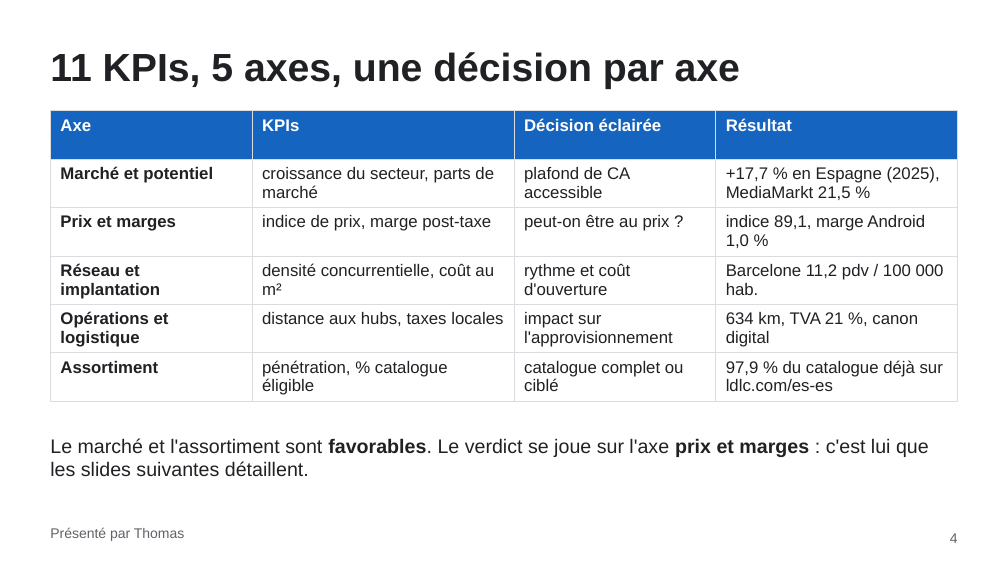
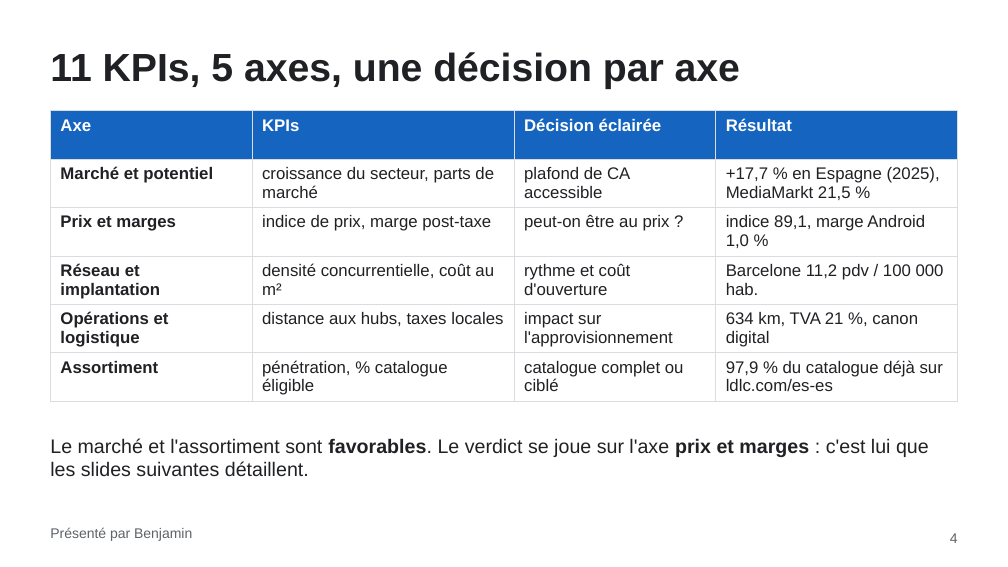
Before and after one commit to Chab-algo/LDLC-data, a slide deck: slide 4 of slides/LDLC_Espagne_Comex.pptx. Drawn at 1008x567 pixels with LibreOffice and Linux fonts; fonts in the diff are those of the drawing. Boxes give left, top, right and bottom in pixels: in the first picture for what was removed or moved away, otherwise in the second. Text is boxed around its words. In the diff, an @@ line names an element or a change of style, - is before the commit and + after.

Commit message:
Oral : Thomas et Benjamin échangent leurs rôles

```diff
--- a/slides/LDLC_Espagne_Comex.pptx
+++ b/slides/LDLC_Espagne_Comex.pptx
@@ text at [50, 527, 192, 541]: text changed @@
-Présenté par Thomas
+Présenté par Benjamin
```
Also in this commit, not shown: 5 other slides changed, 3 other files.
